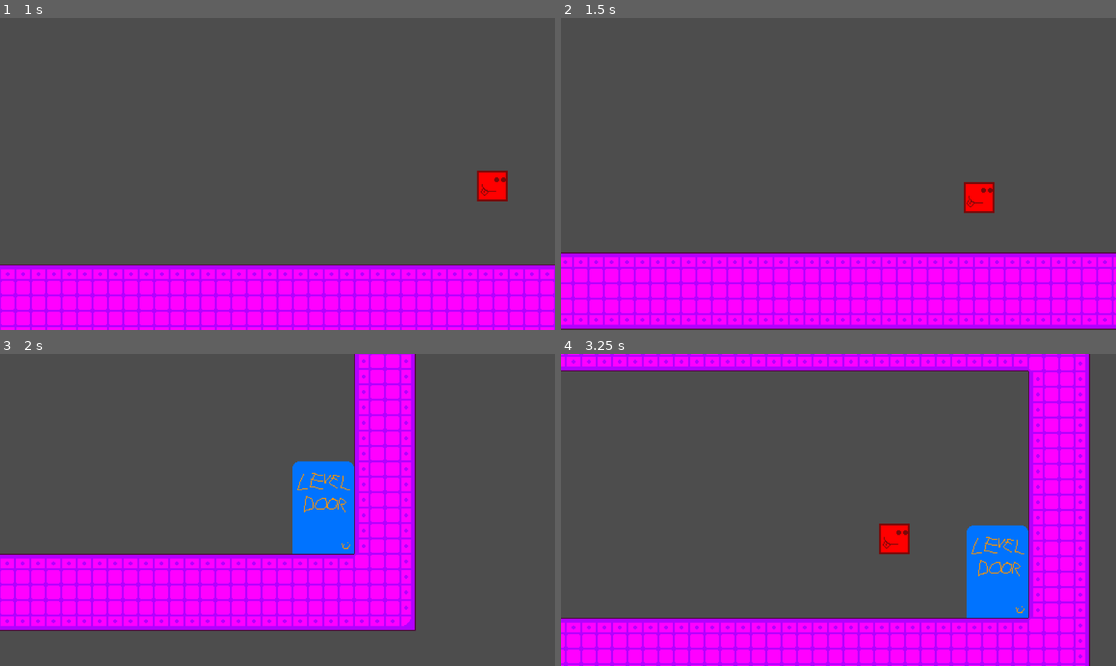
Above: before the commit, frames 1-4 (two rows, left to right).
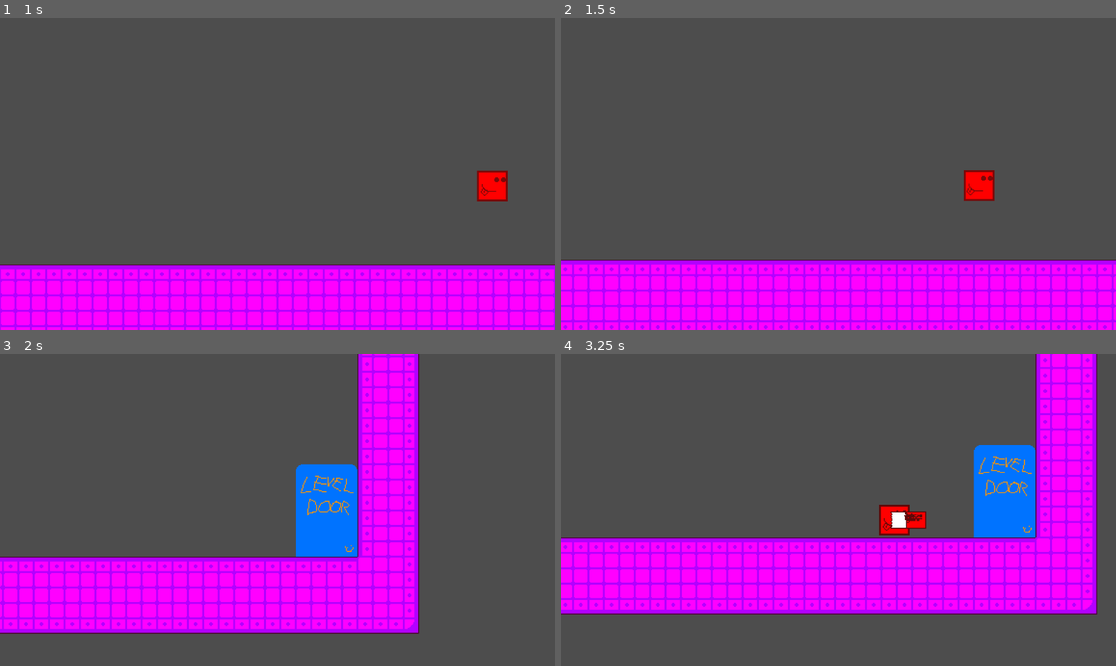
Above: after the commit, the same moments.

Repository: CheesebreadBazooka/Untitled-Red-Square-Platformer
Game: Godot game, scene res://Levels/game.tscn
The game is run twice, just before and just after one commit, with the same random seed, the same clock (stepped at 60 frames per second) and the same inputs.
Inputs:
- Up to frame 1 (1 s): hold Right (right) from 0.53 s (still down); hold X (attack) from 0.53 s (still down); tap Z (jump) at 0.77, 0.8 s
- Up to frame 2 (1.5 s): keep holding Right (right); tap Z (jump) at 1.07, 1.35 s; release X (attack) at 1.28 s
- Up to frame 3 (2 s): keep holding Right (right); tap Z (jump) at 1.52, 1.82 s; tap X (attack) at 1.55 s
- Up to frame 4 (3.25 s): release Right (right) at 2.03 s; hold Left (left) 2.03-2.78 s; hold X (attack) 2.03-2.78 s; tap Z (jump) at 2.3, 3.02 s; hold Right (right) from 2.78 s (still down); tap Shift (run) at 2.85 s; tap X (attack) at 3.05 s

Frame 1 is identical in both runs. In frame 2, 11% of the frame differs, in the area x 0-100%, y 48-100%; in frame 3, 17%; in frame 4, 50%, in the area x 0-97%, y 0-100%.

Commit message:
Added ghost powerup

Diff:
--- a/Everything/Entities/Player-Related/player.gd
+++ b/Everything/Entities/Player-Related/player.gd
@@ -33,9 +33,14 @@
 @export var book_area : DamageArea2D
 @export var spin_area : DamageArea2D
 
+@export var ghost_power_speed : float = 400
+@export var ghost_power_accel : float = 50
+@export var ghost_flylimit : float = 3
+
 var direction : float = 0.0
 var face_dir : float = 1
 var last_face : float = 1
+var vertdir : float = 0.0
 
 var last_vel : Vector2 = Vector2.ZERO
 var last_last_vel : Vector2 = Vector2.ZERO
@@ -90,6 +95,11 @@
 
 var can_move : bool = true
 var can_die : bool = true
+
+var ghost_power_flying : bool = false
+var ghost_canfly : bool = false
+var lasghofly : bool = false
+var ghost_flycount : float = 0.0
 
 
 func _ready() -> void:
@@ -115,8 +125,11 @@
 	lastspin = spinning
 	last_last_vel = last_vel
 	last_vel = velocity
+	lasghofly = ghost_canfly
 
 	just_hell = false
+
+	vertdir = Input.get_axis("up", "down")
 
 	if Input.is_action_just_pressed("jump") and can_move:
 		jumpbuffer = jumpbuffer_set
@@ -147,12 +160,13 @@
 		book_area_cooldown = 0.1
 
 	##print_debug(str(hellyeah))
-	##print_debug(str(velocity.x))
-	##print_debug(str(velocity.y))
+	print_debug(str(velocity))
 
 
 	# Add the gravity.
 	if is_on_floor():
+		ghost_canfly = false
+		ghost_flycount = 0.0
 		if velalter_reason == "backflip":
 			velocity.x = (run_speed + book_speed) * face_dir
 			freeze_x = false
@@ -175,7 +189,7 @@
 				#grav_altmult = 2
 			#else:
 				#grav_altmult = 1
-		velocity += get_gravity().rotated(grav_rotate) * delta * grav_mult * grav_altmult
+		velocity += get_gravity().rotated(grav_rotate) * delta * grav_mult * grav_altmult * int(!ghost_power_flying)
 
 
 	lastfloor = is_on_floor()
@@ -206,11 +220,34 @@
 				if wallclimb_mult > 0.0:
 					velocity.y = jump_speed * wallclimb_mult
 					wallclimb_mult -= 0.2
+			ghost_canfly = true
+
+	if powerup == "ghost":
+		if Input.is_action_pressed("jump"):
+			if lasghofly:
+				if ghost_canfly:
+					if Vector2(direction, vertdir).length() != 0:
+						if ghost_flycount <= ghost_flylimit:
+							ghost_flycount += delta
+							ghost_power_flying = true
+							velocity += Vector2(direction, vertdir).normalized() * ghost_power_accel
+							if velocity.length() > ghost_power_speed:
+								velocity *= 0.9
+								if velocity.length() < ghost_power_speed:
+									velocity = velocity.normalized() * ghost_power_speed
+						else:
+							ghost_canfly = false
+							ghost_power_flying = false
+					else:
+						ghost_canfly = false
+						ghost_power_flying = false
+		else:
+			ghost_power_flying = false
 
 	if bookbuffer > 0 and can_move:
-		if powerup == "none":
+		if powerup == "none" or "ghost":
 			neutral_attack_handling()
-		if is_on_wall() and (not is_on_floor()) and (not Input.is_action_pressed("down")) and (not Input.is_action_pressed("up")):
+		if is_on_wall() and (not Input.is_action_pressed("down")) and (not Input.is_action_pressed("up")):
 			face_dir = -face_dir
 			velocity.x = run_speed * face_dir if Input.is_action_pressed("run") else speed * face_dir
 			#print_debug("Wallcilmb Mult: " + str(wallclimb_mult))
@@ -359,7 +396,7 @@
 	bookbuffer = 0
 	if is_on_floor():
 		if Input.is_action_pressed("up"):
-			velocity = Vector2(velocity.x / 2, jump_speed * 2)
+			velocity = Vector2(velocity.x / 2, jump_speed * 1.5)
 			can_double_jump = false
 			spinning = true
 		elif Input.is_action_pressed("down"):
--- a/Everything/Entities/Player-Related/player.tscn
+++ b/Everything/Entities/Player-Related/player.tscn
@@ -465,6 +465,7 @@
 [node name="Player" type="CharacterBody2D" node_paths=PackedStringArray("sprite", "anim_tree", "camera", "book_area", "spin_area")]
 script = ExtResource("1_gb1tc")
 run_accel = 10.0
+powerup = "ghost"
 book_speed = 2000.0
 twirl_coolset = 0.5
 sprite = NodePath("Sprite2D")
@@ -472,6 +473,7 @@
 camera = NodePath("Camera2D")
 book_area = NodePath("BookArea")
 spin_area = NodePath("SpinArea")
+ghost_power_speed = 300.0
 
 [node name="Sprite2D" type="Sprite2D" parent="."]
 texture = ExtResource("1_tcnsb")
